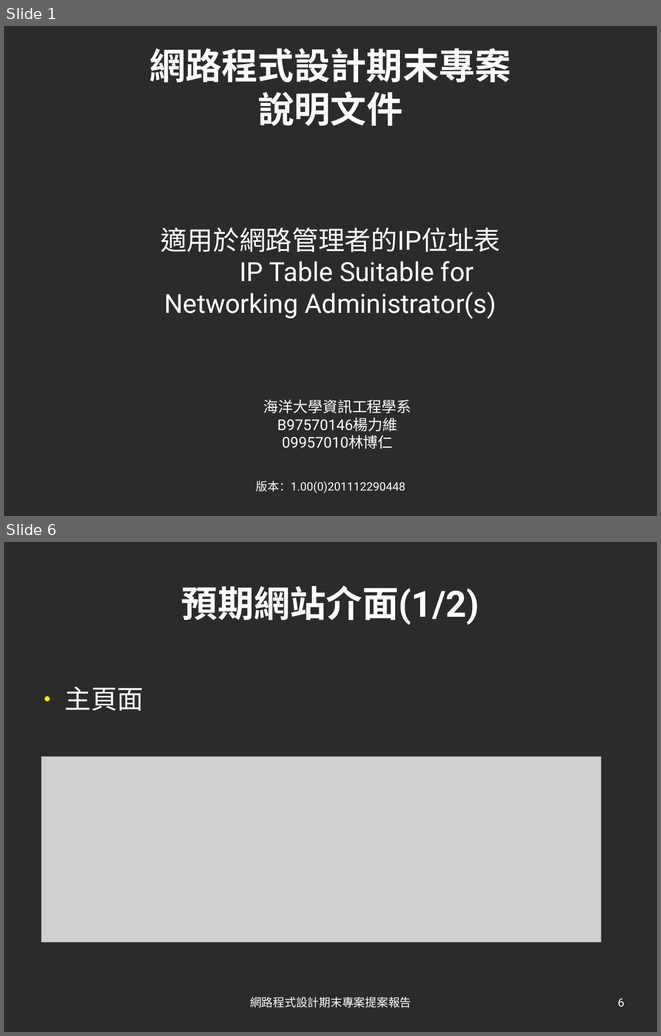
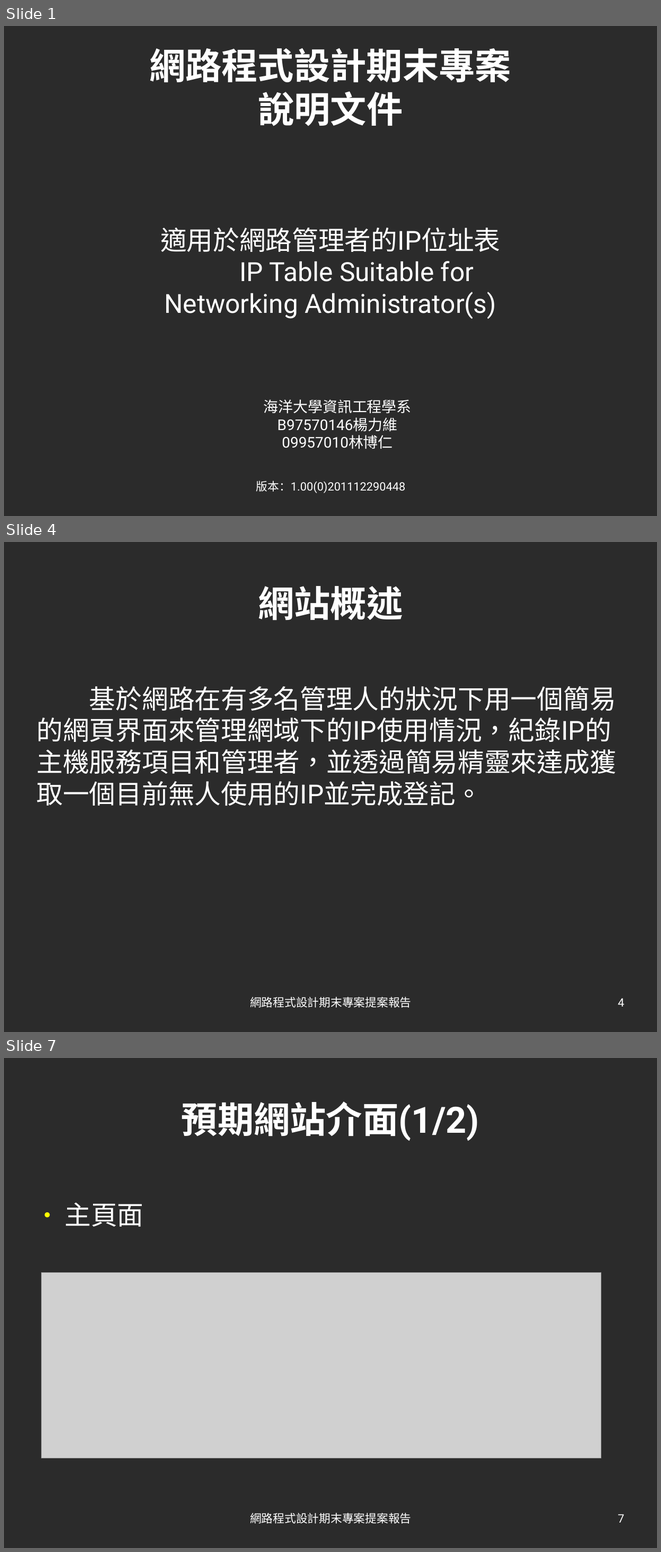
Before and after one commit to brlin-tw/NetAdminIPTableCorporate, a slide deck: meta/Manual/Project_manual.odp. Shown one above the other, each under a label of ours: slides 1 and 6 before the commit, slides 1, 4 and 7 after it; the slides between them are not shown. The pictures are 661x1036 and 661x1552 pixels, drawn with LibreOffice and Linux fonts; fonts in the diff are those of the drawing; grey boxes stand for pictures; background and template pictures are left out; a plain dark background stands for a picture behind light text. Boxes give left, top, right and bottom in pixels: in the first picture for what was removed or moved away, otherwise in the second. Text is boxed around its words. In the diff, an @@ line names an element or a change of style, - is before the commit and + after.

```diff
--- a/meta/Manual/Project_manual.odp
+++ b/meta/Manual/Project_manual.odp
@@ slide 4 added at (4, 542, 657, 1032), background picture (left out) @@
@@ title added at (258, 586, 403, 620), 44 pt, text #FFFFFF, bold @@
+網站概述
@@ text added at (37, 686, 616, 805), 32 pt, text #FFFFFF @@
+基於網路在有多名管理人的狀況下用一個簡易的網頁界面來管理網域下的IP使用情況，紀錄IP的主機服務項目和管理者，並透過簡易精靈來達成獲取一個目前無人使用的IP並完成登記。
@@ text added at (250, 996, 412, 1007), 14 pt, text #FFFFFF @@
+網路程式設計期末專案提案報告
@@ page number added at (618, 998, 624, 1006), 14 pt, text #FFFFFF @@
+4
@@ what was slide 6 is now slide 7 @@
@@ page number at (618, 1514, 624, 1522): text changed @@
-6
+7
```
Also in this commit, not shown: 6 slides changed, 2 other slides added.
